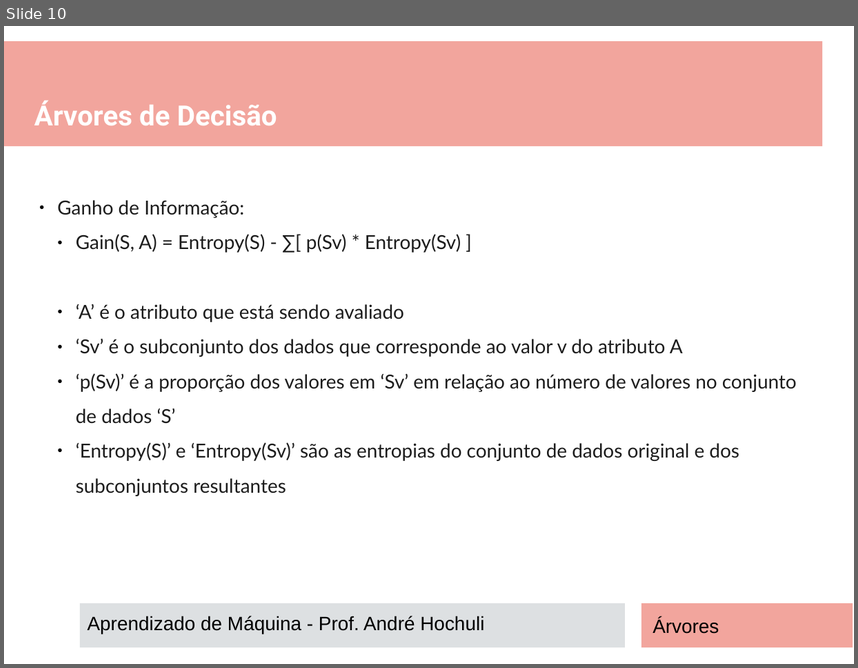
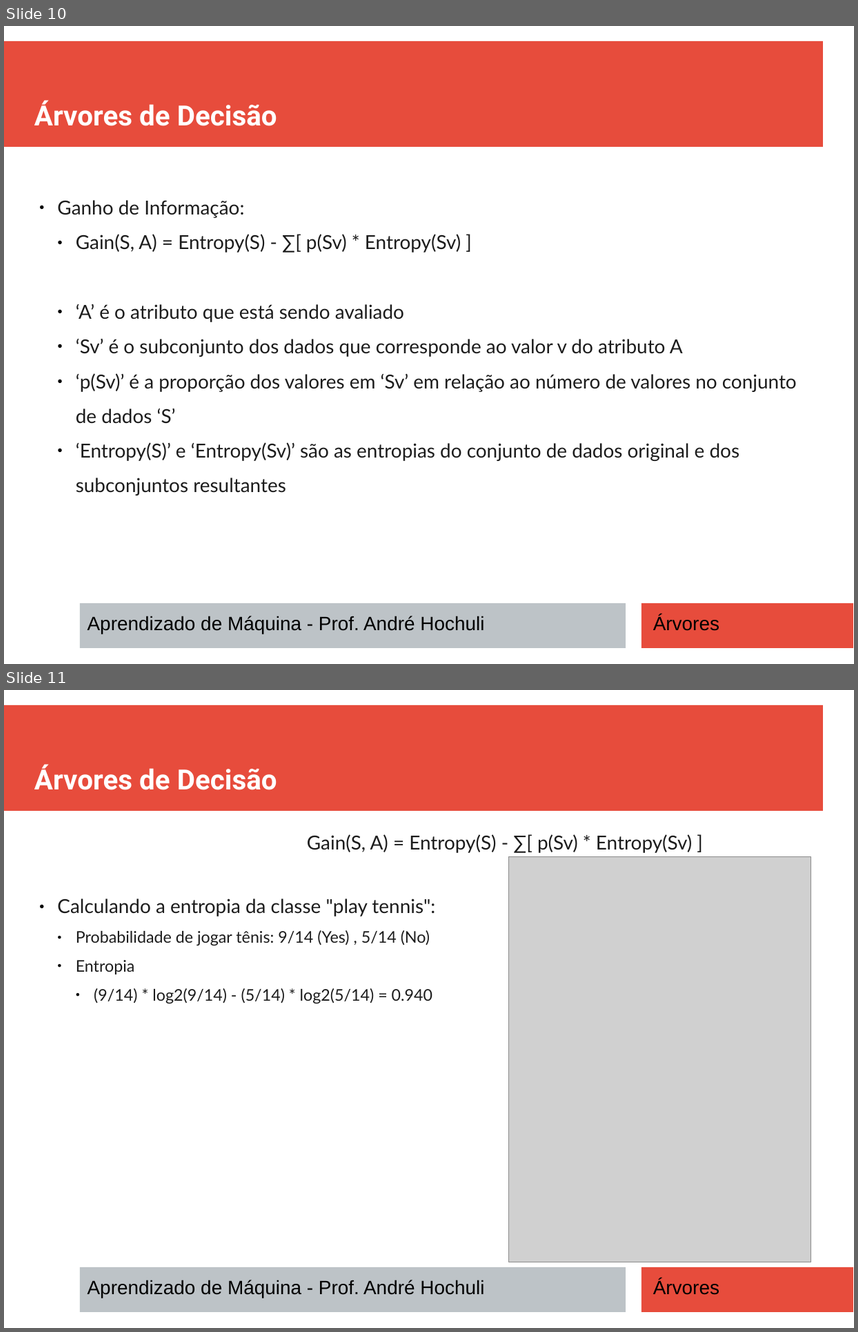
Before and after one commit to andrehochuli/teaching, a slide deck: AprendizadoMaquina/Tópico 02 - Aprendizado Supervisionado/ARVORES DECISÃO/Tópico 02 - Aprendizado-Supervisionado - Arvores.pptx. Shown one above the other, each under a label of ours: slide 10 before the commit, slides 10 and 11 after it. The pictures are 858x668 and 858x1332 pixels, drawn with LibreOffice and Linux fonts; fonts in the diff are those of the drawing; grey boxes stand for pictures. Boxes give left, top, right and bottom in pixels: in the first picture for what was removed or moved away, otherwise in the second. Text is boxed around its words. In the diff, an @@ line names an element or a change of style, - is before the commit and + after.

```diff
--- a/AprendizadoMaquina/Tópico 02 - Aprendizado Supervisionado/ARVORES DECISÃO/Tópico 02 - Aprendizado-Supervisionado - Arvores.pptx
+++ b/AprendizadoMaquina/Tópico 02 - Aprendizado Supervisionado/ARVORES DECISÃO/Tópico 02 - Aprendizado-Supervisionado - Arvores.pptx
@@ slide 11 added at [4, 690, 854, 1328], background #FFFFFF; not listed: 3 template elements that a slide beside it also shows @@
@@ text added at [34, 765, 277, 790], 26 pt, text #FFFFFF, bold @@
+Árvores de Decisão
@@ text added at [307, 834, 692, 853], 18 pt, text #1C1C1C @@
+Gain(S, A) = Entropy(S) - ∑[ p(Sv) * Entropy(Sv) ]
@@ picture added at [508, 856, 811, 1261] @@
@@ text added at [57, 898, 435, 1004], 15 pt, text #1C1C1C @@
+● Calculando a entropia da classe "play tennis":
+  ● Probabilidade de jogar tênis: 9/14 (Yes) , 5/14 (No)
+  ● Entropia
+    ● (9/14) * log2(9/14) - (5/14) * log2(5/14) = 0.940
@@ text added at [87, 1279, 484, 1297], 18 pt, text #000000 @@
+Aprendizado de Máquina - Prof. André Hochuli
@@ text added at [653, 1279, 720, 1294], 18 pt, text #000000 @@
+Árvores
@@ slide 10 changed as well @@
@@ rectangle at [4, 41, 823, 147]: fill #E74C3C at 50% opacity to #E74C3C @@
@@ rectangle at [80, 603, 626, 648]: fill #BDC3C7 at 50% opacity to #BDC3C7 @@
@@ rectangle at [642, 603, 854, 648]: fill #E74C3C at 50% opacity to #E74C3C @@
@@ text "Árvores": place and size @@
-text "Árvores" at [653, 617, 719, 633]
+text "Árvores" at [653, 615, 720, 630]
```
Also in this commit, not shown: 15 other slides changed, 1 other file.
